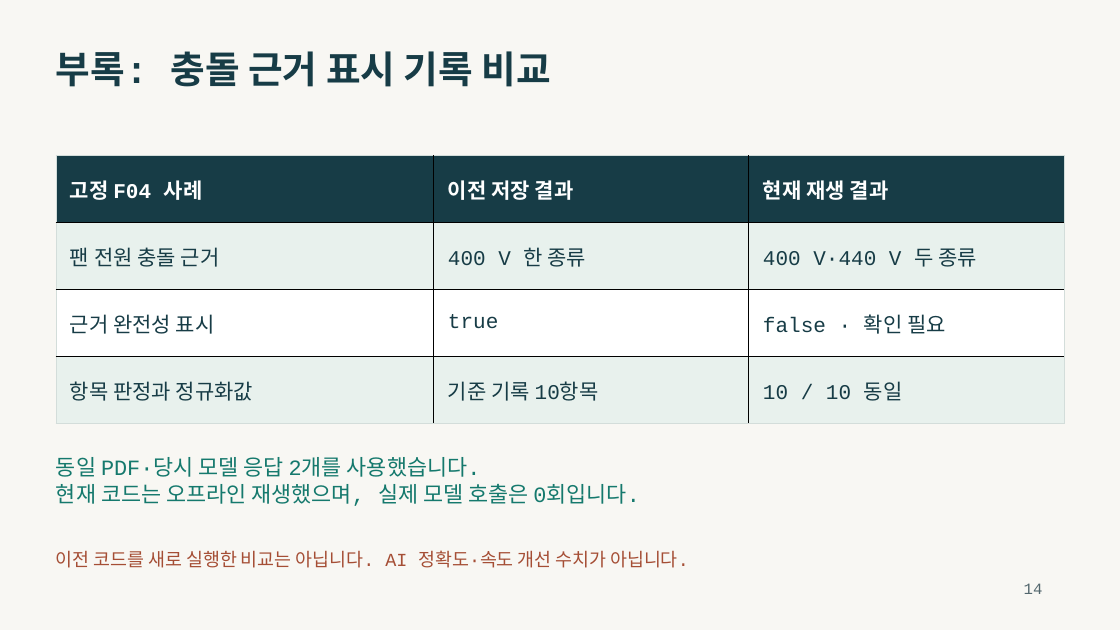
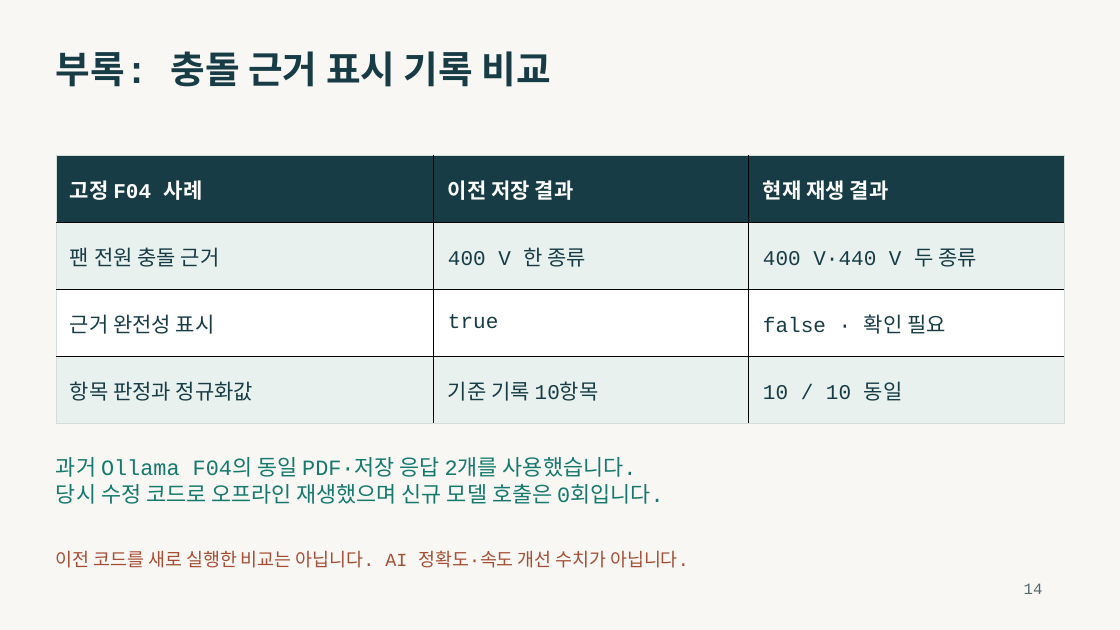
Before and after one commit to seogdo/transformer-spec-review, a slide deck: slide 14 of output/presentations/transformer-spec-review-presentation.pptx. Drawn at 1120x630 pixels with LibreOffice and Linux fonts; fonts in the diff are those of the drawing. Boxes give left, top, right and bottom in pixels: in the first picture for what was removed or moved away, otherwise in the second. Text is boxed around its words. In the diff, an @@ line names an element or a change of style, - is before the commit and + after.

```diff
--- a/output/presentations/transformer-spec-review-presentation.pptx
+++ b/output/presentations/transformer-spec-review-presentation.pptx
@@ text at bbox=[56, 457, 664, 504]: text changed @@
-동일 PDF·당시 모델 응답 2개를 사용했습니다.
-현재 코드는 오프라인 재생했으며, 실제 모델 호출은 0회입니다.
+과거 Ollama F04의 동일 PDF·저장 응답 2개를 사용했습니다.
+당시 수정 코드로 오프라인 재생했으며 신규 모델 호출은 0회입니다.
```
Also in this commit, not shown: 9 other slides changed, 16 other files.
